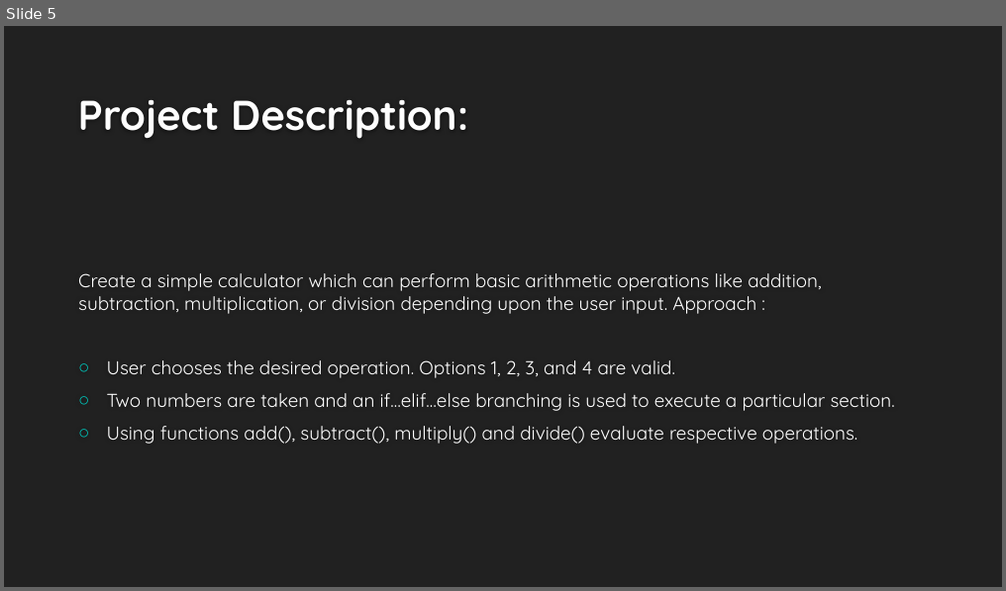
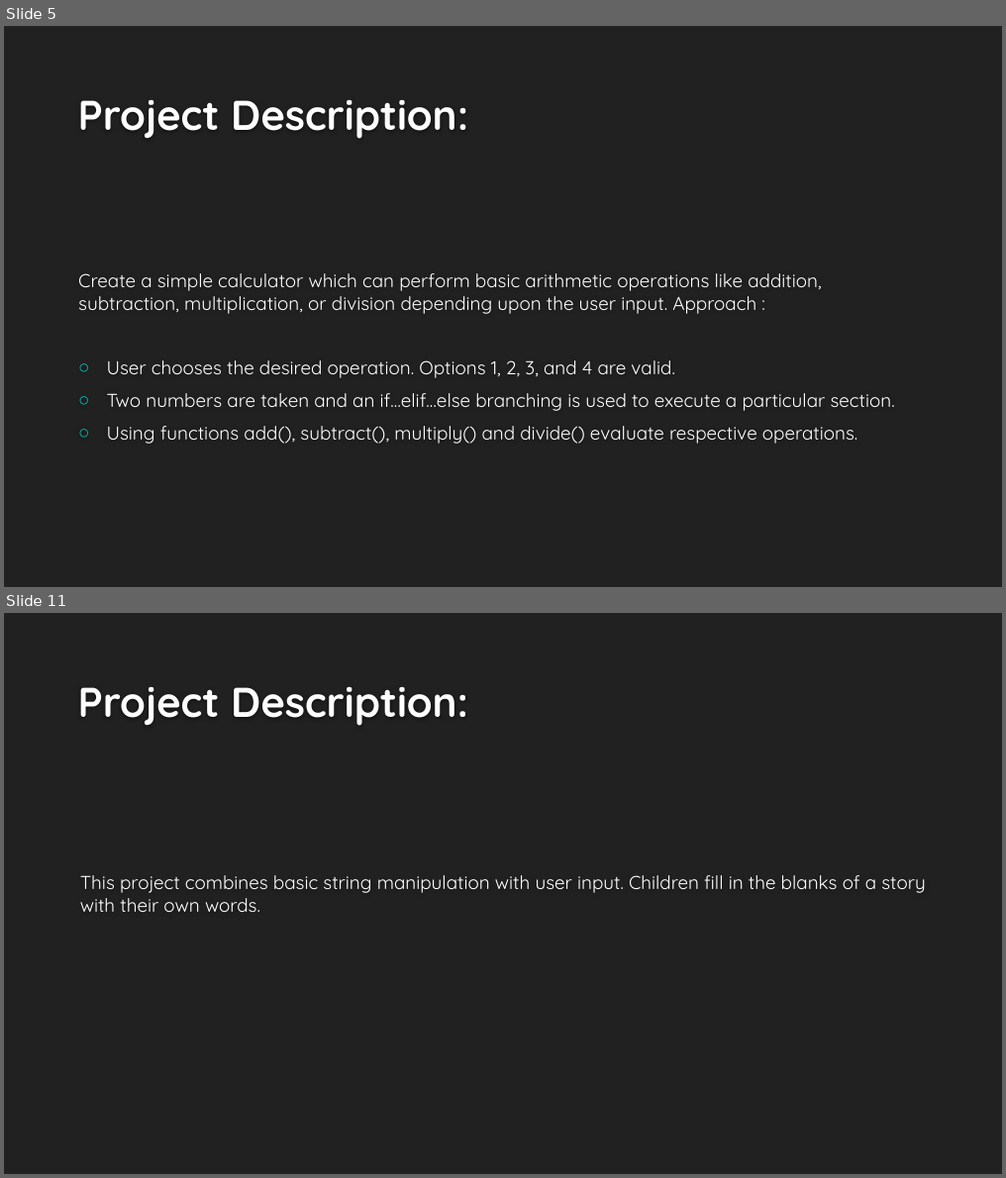
Before and after one commit to Islam-hady9/Programming-Course-using-Python-for-Kids, a slide deck: Lesson 10.pptx. Shown one above the other, each under a label of ours: slide 5 before the commit, slides 5 and 11 after it; the slides between them are not shown. The pictures are 1006x591 and 1006x1178 pixels, drawn with LibreOffice and Linux fonts; fonts in the diff are those of the drawing; background and template pictures are left out. Boxes give left, top, right and bottom in pixels: in the first picture for what was removed or moved away, otherwise in the second. Text is boxed around its words. In the diff, an @@ line names an element or a change of style, - is before the commit and + after.

```diff
--- a/Lesson 10.pptx
+++ b/Lesson 10.pptx
@@ slide 11 added at box(4, 613, 1002, 1174), background #212121 @@
@@ title added at box(78, 687, 468, 726), 40 pt, text #FEFEFE, bold @@
+Project Description:
@@ text added at box(80, 875, 925, 912), 18 pt, text #FFFFFF @@
+This project combines basic string manipulation with user input. Children fill in the blanks of a story with their own words.
```
Also in this commit, not shown: 9 other slides added.
